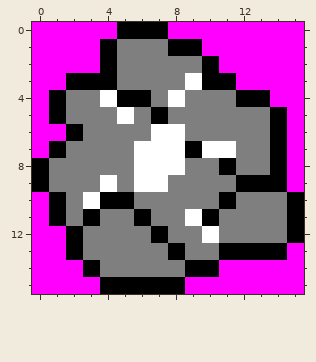
Two states of a pixel-art sprite, Images/Tools/silverDeposit.png. That is the earlier state.
The file is 16x16 pixels.
Now the later version:
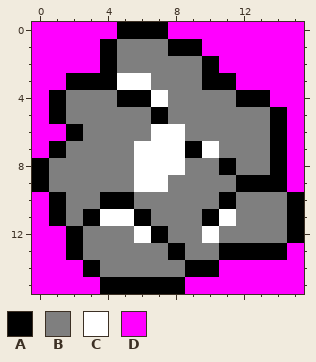
Palette (. is transparent): A #000000  B #7f7f7f  C #ffffff  D #ff00ff
Changes in this commit:
The edit turns colour C into colour B in row 3 at x 9; in row 4 at x 4 and 8; in row 5 at x 5; in row 7 at x 11; in row 9 at x 4; in row 10 at x 3.
The edit turns colour C into colour B in row 11 at x 9.
The edit turns colour B into colour C in row 3 at x 5 to 6; in row 4 at x 7; in row 11 at x 4 to 5 and 11; in row 12 at x 6.
Changed places in both pictures, as pixel boxes (x1, y1, x2, y2):
changed: (83, 73, 236, 243)
